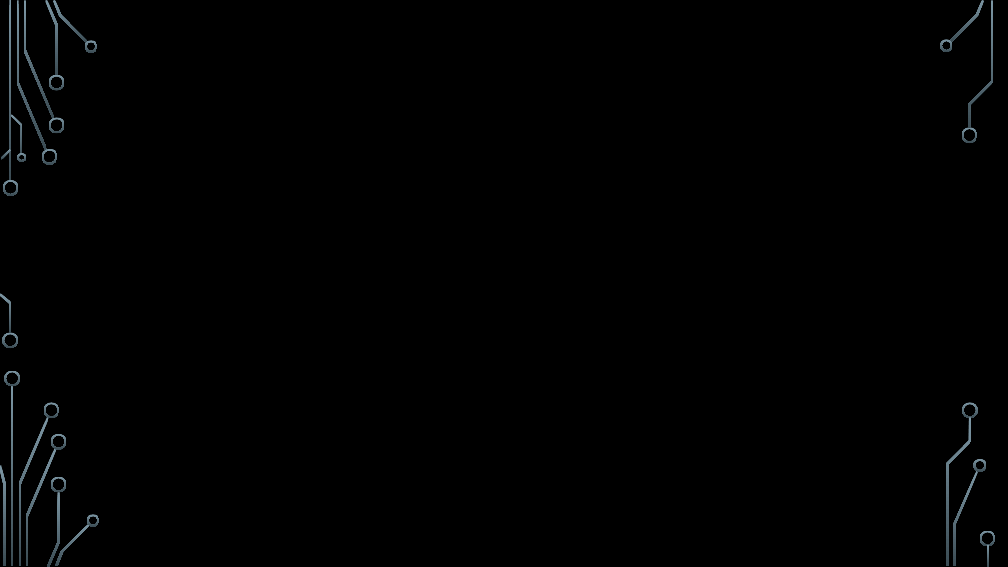
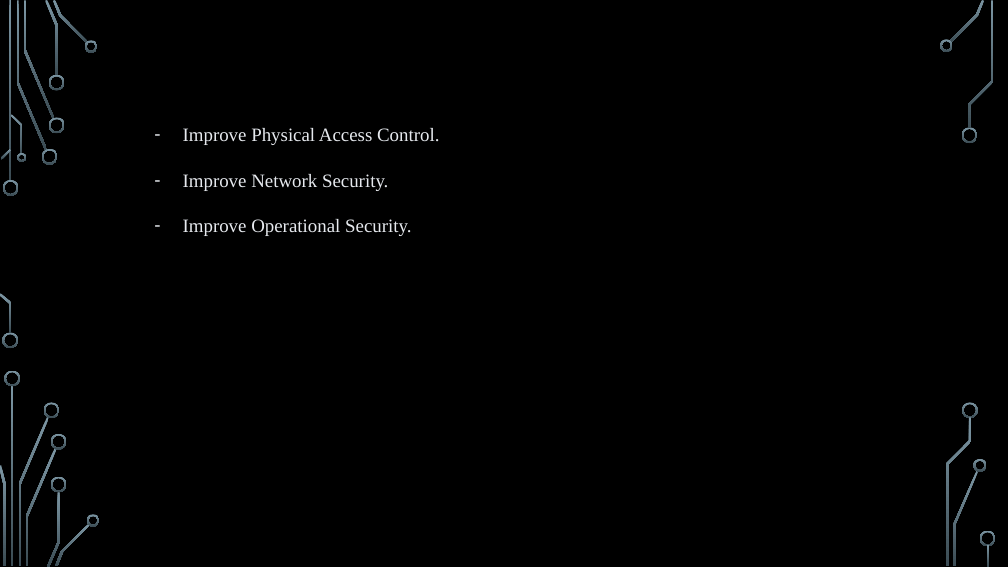
Before and after one commit to webberic92/School, a slide deck: slide 5 of ISEC690_Sec_proj/assignment_3/ISEC690_Team1_Assignment3.pptx. Drawn at 1008x567 pixels with LibreOffice and Linux fonts; fonts in the diff are those of the drawing; background and template pictures are left out. Boxes give left, top, right and bottom in pixels: in the first picture for what was removed or moved away, otherwise in the second. Text is boxed around its words. In the diff, an @@ line names an element or a change of style, - is before the commit and + after.

```diff
--- a/ISEC690_Sec_proj/assignment_3/ISEC690_Team1_Assignment3.pptx
+++ b/ISEC690_Sec_proj/assignment_3/ISEC690_Team1_Assignment3.pptx
@@ text added at <box>183,128,439,236</box>, 18 pt, text #E6E9EE @@
+– Improve Physical Access Control.
+– Improve Network Security.
+– Improve Operational Security.
```
Also in this commit, not shown: 3 other slides changed, 6 slides added, 6 slides removed.
